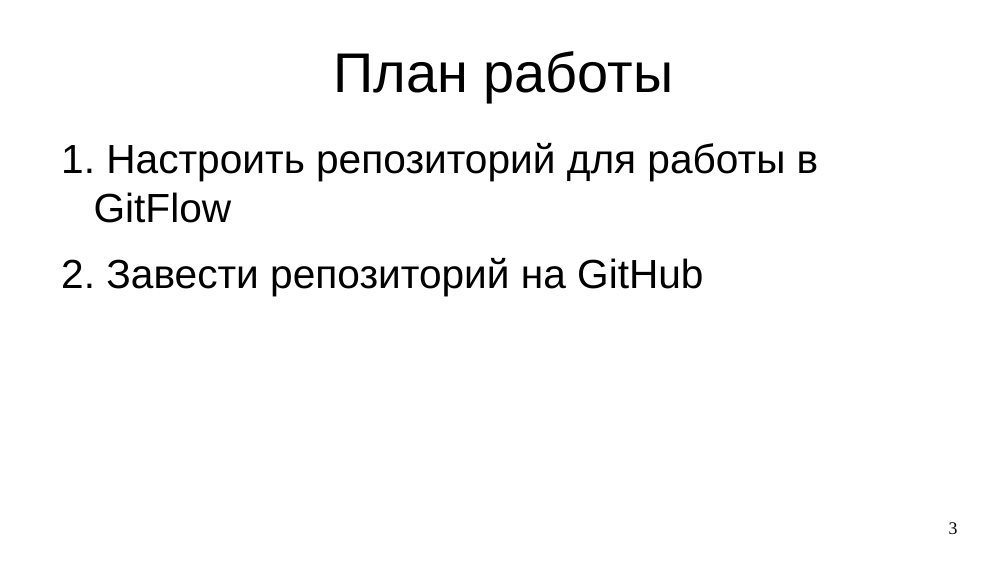
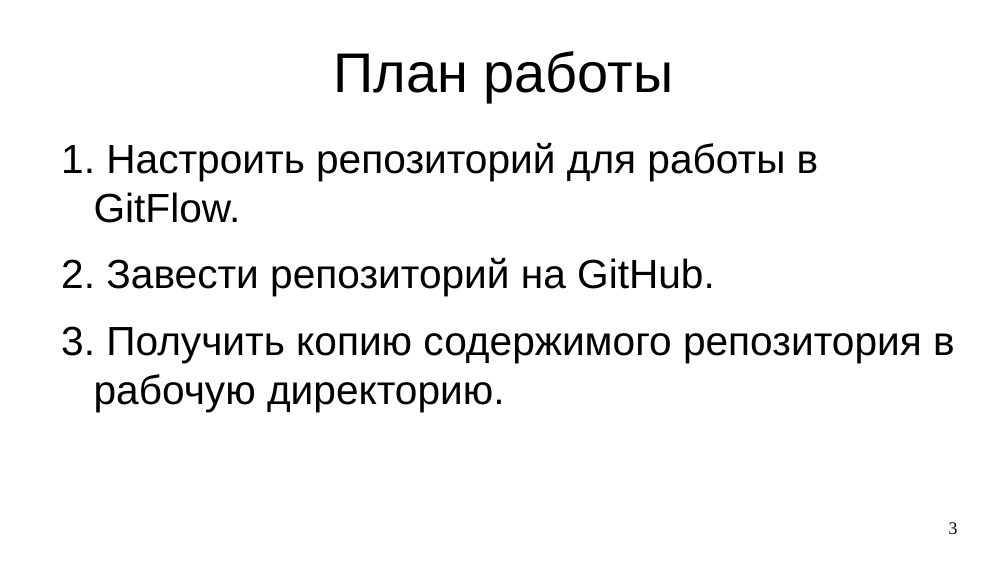
Before and after one commit to steelcraft/stud-lab, a slide deck: slide 3 of Практические занятия/Работа с Git.odp. Drawn at 1008x567 pixels with LibreOffice and Linux fonts; fonts in the diff are those of the drawing. Boxes give left, top, right and bottom in pixels: in the first picture for what was removed or moved away, otherwise in the second. Text is boxed around its words. In the diff, an @@ line names an element or a change of style, - is before the commit and + after.

Commit message:
Добавлен раздел " Получить копию содержимого репозитория в рабочую директорию"

```diff
--- a/Практические занятия/Работа с Git.odp
+++ b/Практические занятия/Работа с Git.odp
@@ text at box(94, 142, 955, 412): text changed @@
-1. Настроить репозиторий для работы в GitFlow
-2. Завести репозиторий на GitHub
+1. Настроить репозиторий для работы в GitFlow.
+2. Завести репозиторий на GitHub.
+3. Получить копию содержимого репозитория в рабочую директорию.
```
Also in this commit, not shown: 4 slides added.
